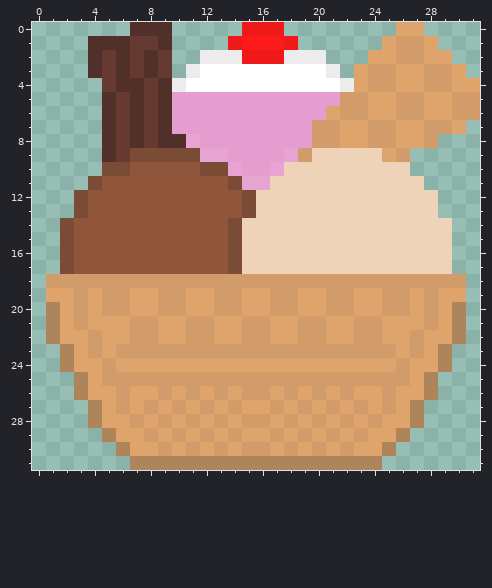
Pixel-art file -- Textures/Ice_Cream2Done.aseprite. The first picture shows the starting point.
32x32 pixels, 1 frame. Colours within 5 levels of each other are drawn and written as one.
The result:
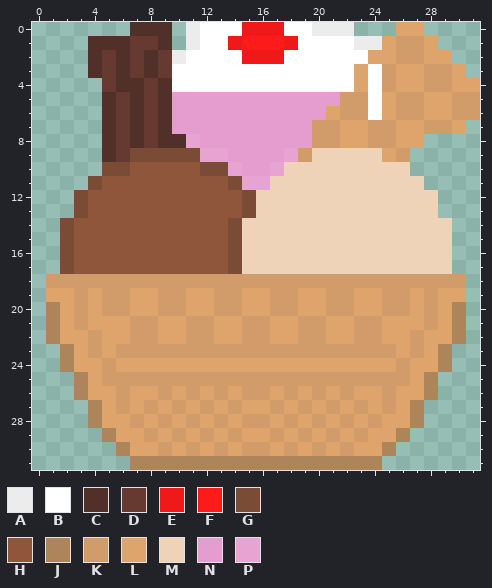
Palette (. is transparent): A #ececec  B #ffffff  C #51302a  D #663931  E #ef1919  F #fc1a1a  G #7b4c35  H #8f563b  J #ae845a  K #d19c69  L #dfa46c  M #efd3b9  N #e49dce  P #e7a3d2
From old to new:
y 0: x 11..14 .... -> ABBB; x 18..22 ..... -> BBAAA
y 1: x 11..13 ... -> ABB; x 19..24 ...... -> BBBBAA
y 2: x 10..14 ..AAA -> ABBBB; x 18..23 AAA... -> BBBBBB
y 3: x 10..11 .A -> BB; x 21..22 A. -> BB; x 24 K -> B
y 4: x 10 A -> B; x 22 A -> B; x 24 K -> B
y 5..6: x 24 L -> B
y 8: x 28 K -> .
Pixel boxes of the changes (left, top, right, bottom) in both pictures:
changed: (172, 22, 242, 92)
changed: (284, 22, 438, 148)
